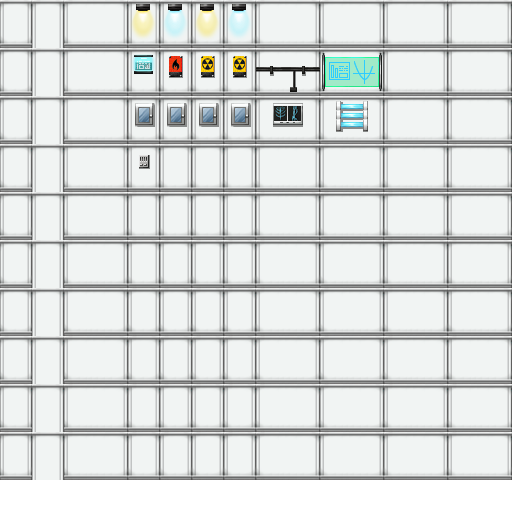
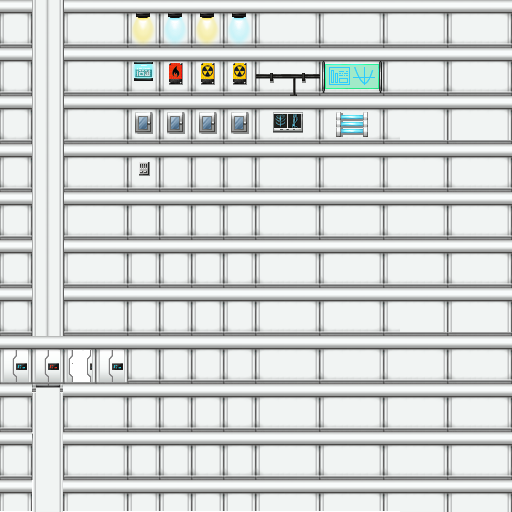
Before/after of a 512×512 layered artwork. What changed in the layer stack:
added layer "ceil" above "Calque #1" over [45, 0, 50, 336]
added layer "Calque #1" above "Calque #3" over [0, 0, 512, 483]
added layer "Calque #3" above "door 2" over [0, 0, 512, 493]
added layer "door 2" above "door" over [0, 349, 128, 393]
added layer "door" above "decors 2 new" over [0, 345, 129, 388]
added layer "decors 2 new" above "decors new" over [171, 65, 375, 85]
added layer "decors new" above "Calque #4" over [129, 11, 382, 176]
added layer "Calque #4" above "decors 2 leg" over [0, 10, 512, 512]
renamed "Calque #2" to "decors 2 leg", hid it over [171, 58, 375, 84]
renamed "Calque #1" to "decors leg", hid it over [129, 4, 382, 169]
painted on "Calque" over [32, 0, 94, 512]
